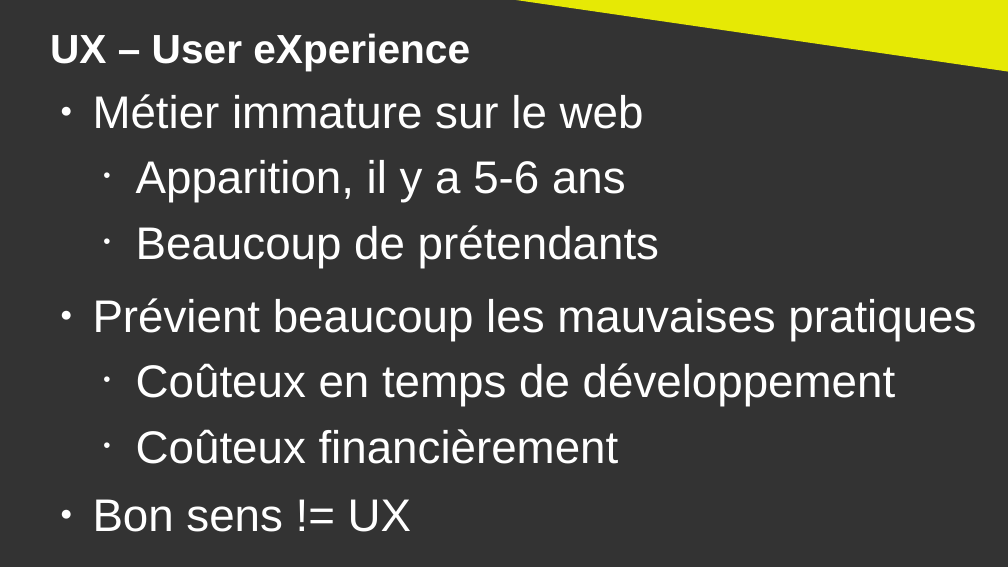
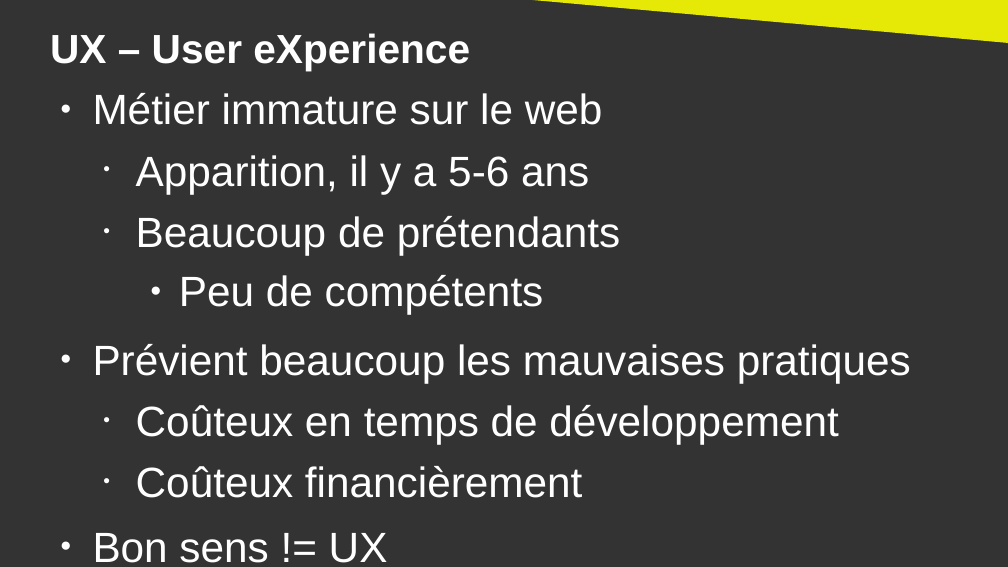
Before and after one commit to DanYellow/cours, a slide deck: slide 6 of ergonomie-et-accessibilite-s2/numero-1/presentation.odp. Drawn at 1008x567 pixels with LibreOffice and Linux fonts; fonts in the diff are those of the drawing. Boxes give left, top, right and bottom in pixels: in the first picture for what was removed or moved away, otherwise in the second. Text is boxed around its words. In the diff, an @@ line names an element or a change of style, - is before the commit and + after.

```diff
--- a/ergonomie-et-accessibilite-s2/numero-1/presentation.odp
+++ b/ergonomie-et-accessibilite-s2/numero-1/presentation.odp
@@ right triangle: place and size @@
-right triangle at <box>488,0,1008,72</box>
+right triangle at <box>488,0,1008,43</box>
@@ text at <box>93,93,911,498</box>: size 36 to 33.3 pt @@
@@ text at <box>179,275,544,314</box>: paragraph added @@
+    ● Peu de compétents
```
Also in this commit, not shown: 14 other slides changed, 4 slides added, 2 other files.
